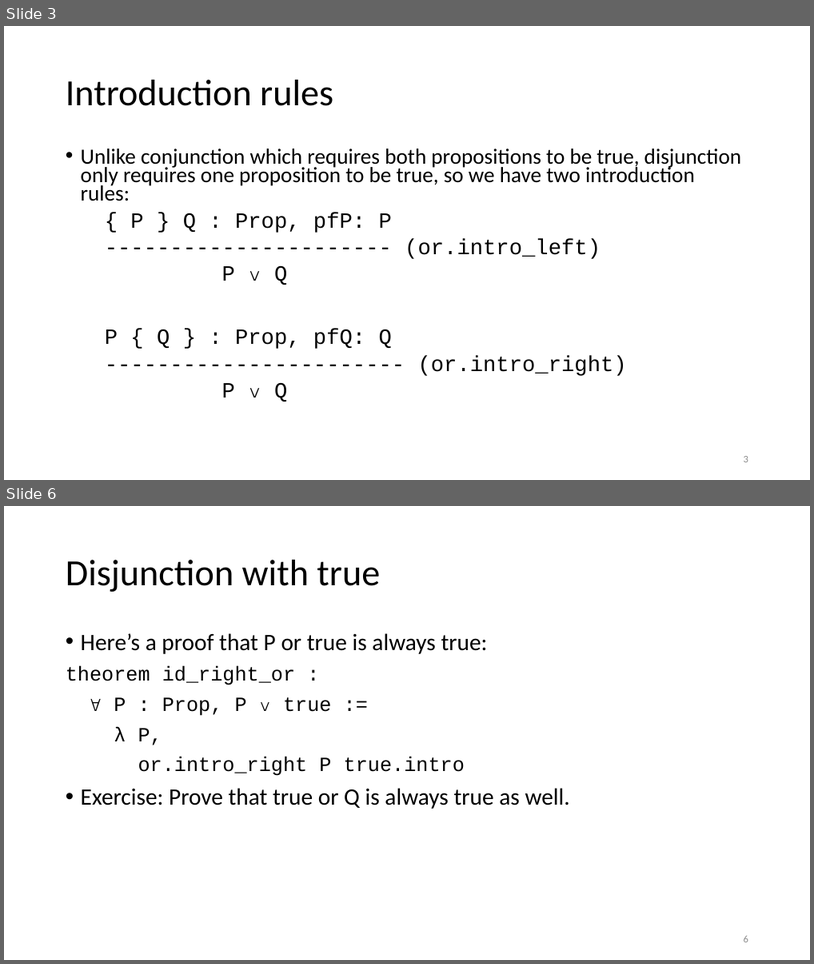
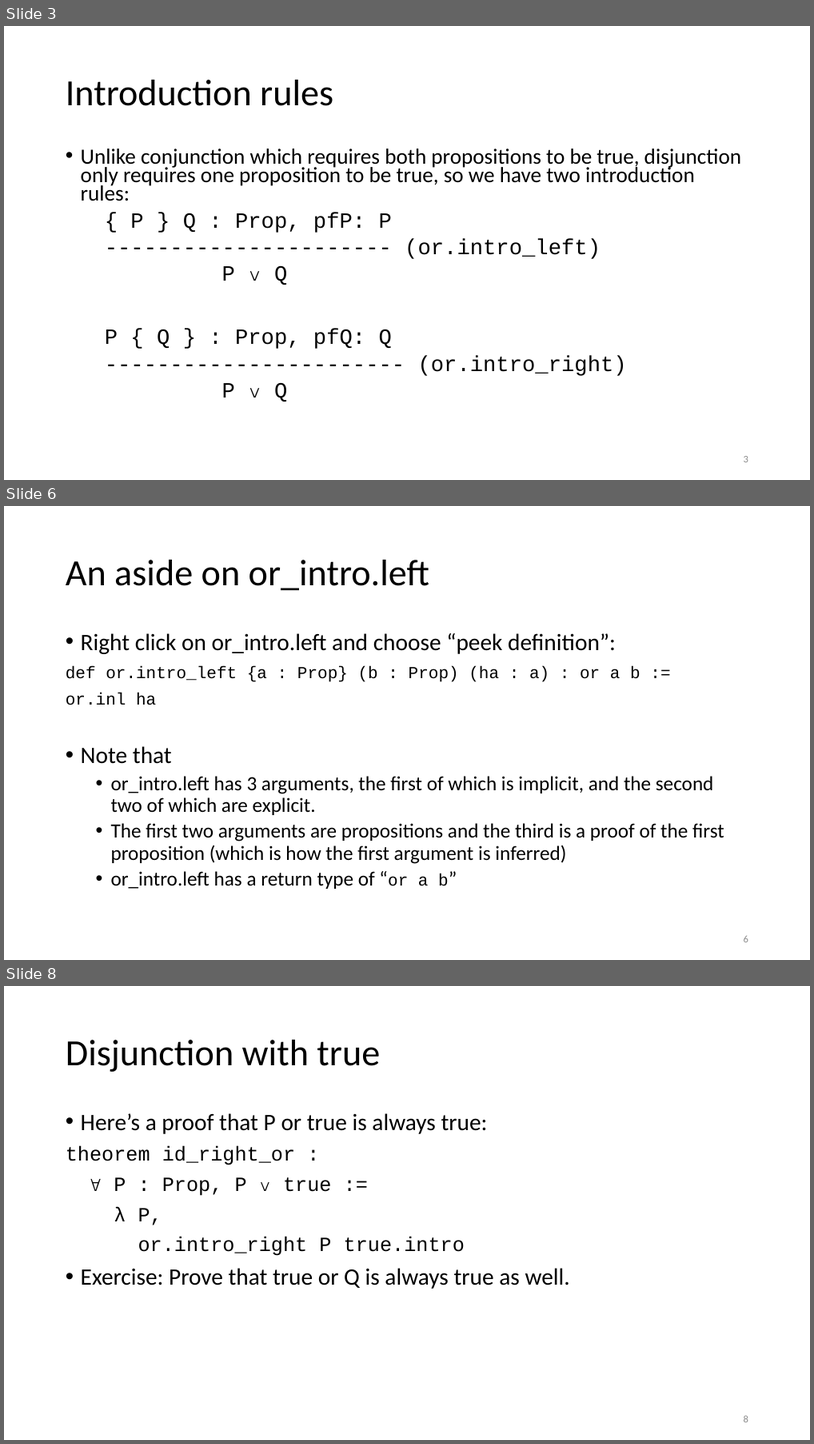
Before and after one commit to kevinsullivan/cs-dm, a slide deck: 09_Disjunction/Disjunction.pptx. Shown one above the other, each under a label of ours: slides 3 and 6 before the commit, slides 3, 6 and 8 after it; the slides between them are not shown. The pictures are 814x964 and 814x1444 pixels, drawn with LibreOffice and Linux fonts; fonts in the diff are those of the drawing. Boxes give left, top, right and bottom in pixels: in the first picture for what was removed or moved away, otherwise in the second. Text is boxed around its words. In the diff, an @@ line names an element or a change of style, - is before the commit and + after.

```diff
--- a/09_Disjunction/Disjunction.pptx
+++ b/09_Disjunction/Disjunction.pptx
@@ slide 6 added at <box>4,506,810,960</box>, background #FFFFFF @@
@@ title added at <box>66,560,430,591</box>, 44 pt, text #000000 @@
+An aside on or_intro.left
@@ text added at <box>66,633,725,888</box>, 24 pt, text #000000 @@
+• Right click on or_intro.left and choose “peek definition”:
+def or.intro_left {a : Prop} (b : Prop) (ha : a) : or a b :=
+or.inl ha
+• Note that
+  • or_intro.left has 3 arguments, the first of which is implicit, and the second two of which are explicit.
+  • The first two arguments are propositions and the third is a proof of the first proposition (which is how the first argument is inferred)
+  • or_intro.left has a return type of “or a b”
@@ page number added at <box>744,935,749,942</box>, 12 pt, text #8C8C8C @@
+6
@@ what was slide 6 is now slide 8 @@
```
Also in this commit, not shown: 2 slides changed, 2 other slides added, 1 other file.
